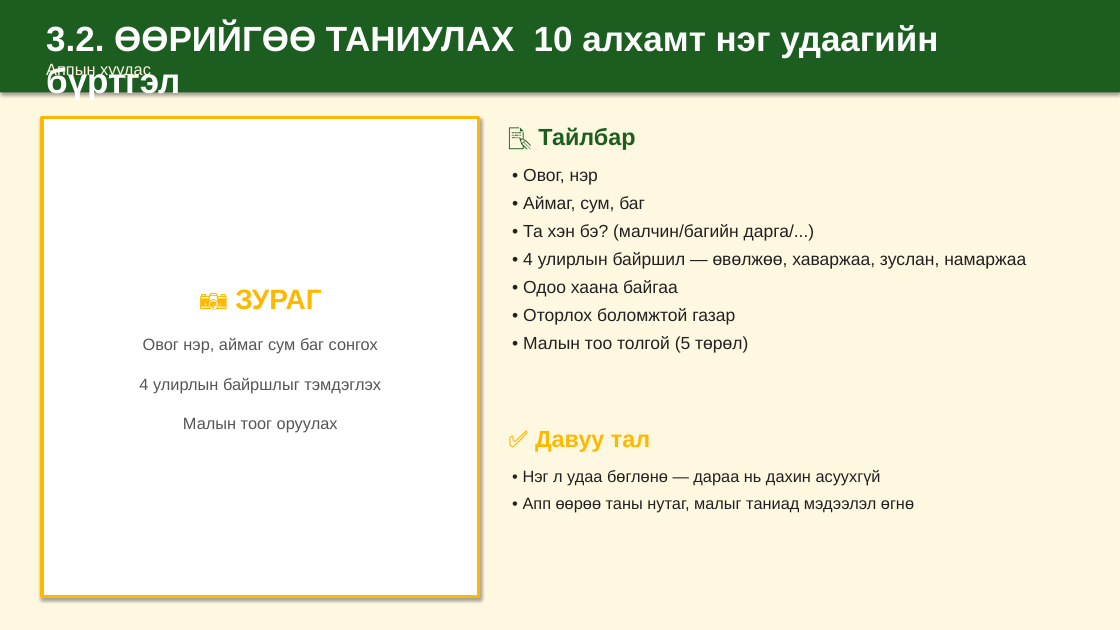
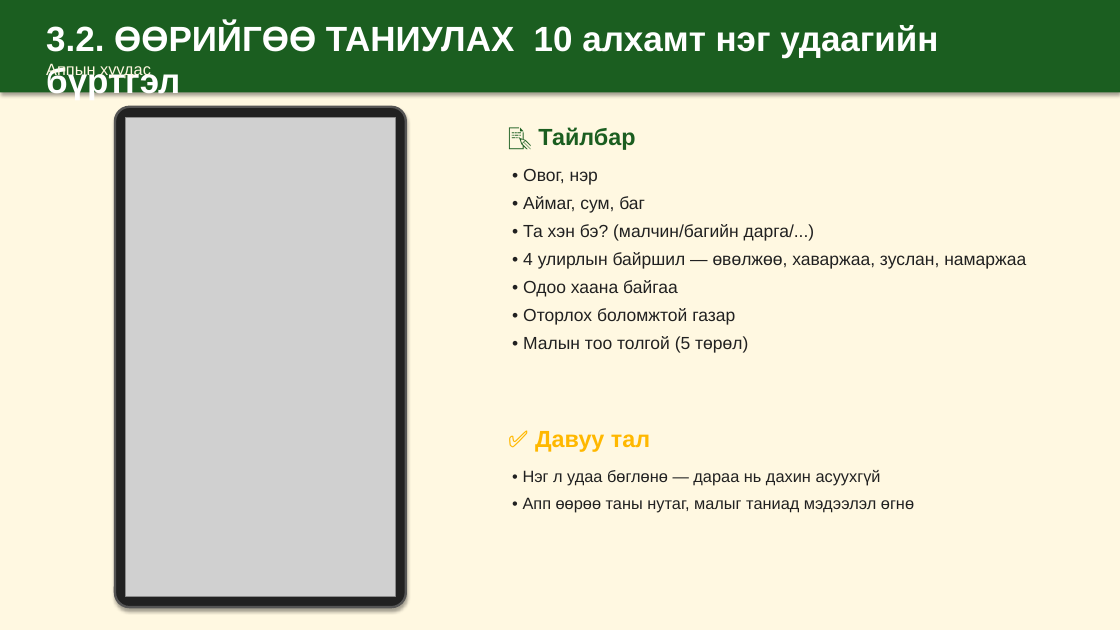
Before and after one commit to mendsaikhanch-stack/malchin-app, a slide deck: slide 5 of docs/bag-darga-tanilsuulga.pptx. Drawn at 1120x630 pixels with LibreOffice and Linux fonts; fonts in the diff are those of the drawing; grey boxes stand for pictures. Boxes give left, top, right and bottom in pixels: in the first picture for what was removed or moved away, otherwise in the second. Text is boxed around its words. In the diff, an @@ line names an element or a change of style, - is before the commit and + after.

```diff
--- a/docs/bag-darga-tanilsuulga.pptx
+++ b/docs/bag-darga-tanilsuulga.pptx
@@ rectangle removed at [42,118,479,597] @@
-📷 ЗУРАГ
-Овог нэр, аймаг сум баг сонгох
-4 улирлын байршлыг тэмдэглэх
-Малын тоог оруулах
@@ rounded rectangle added at [115,107,406,607], fill #212121, outline #555555 2 pt @@
@@ picture added at [126,118,396,597] @@
```
Also in this commit, not shown: 12 other slides changed, 16 other files.
